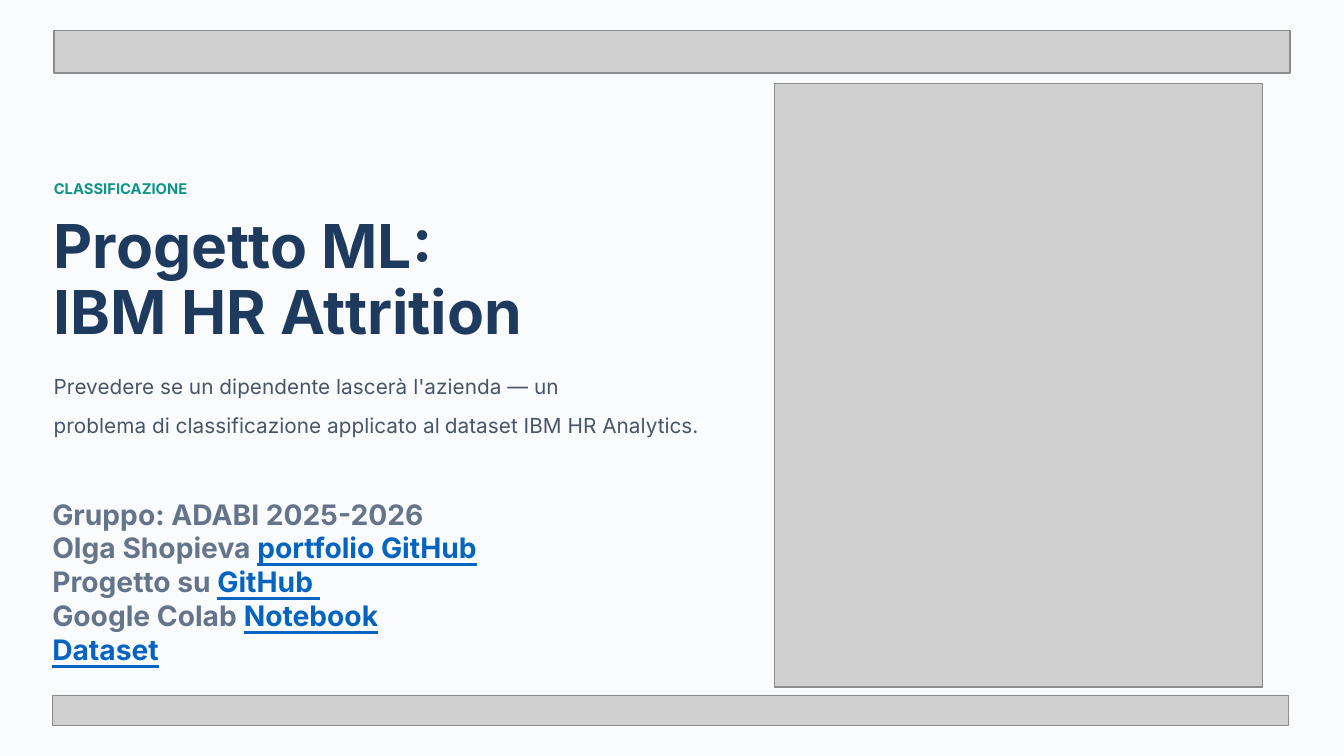
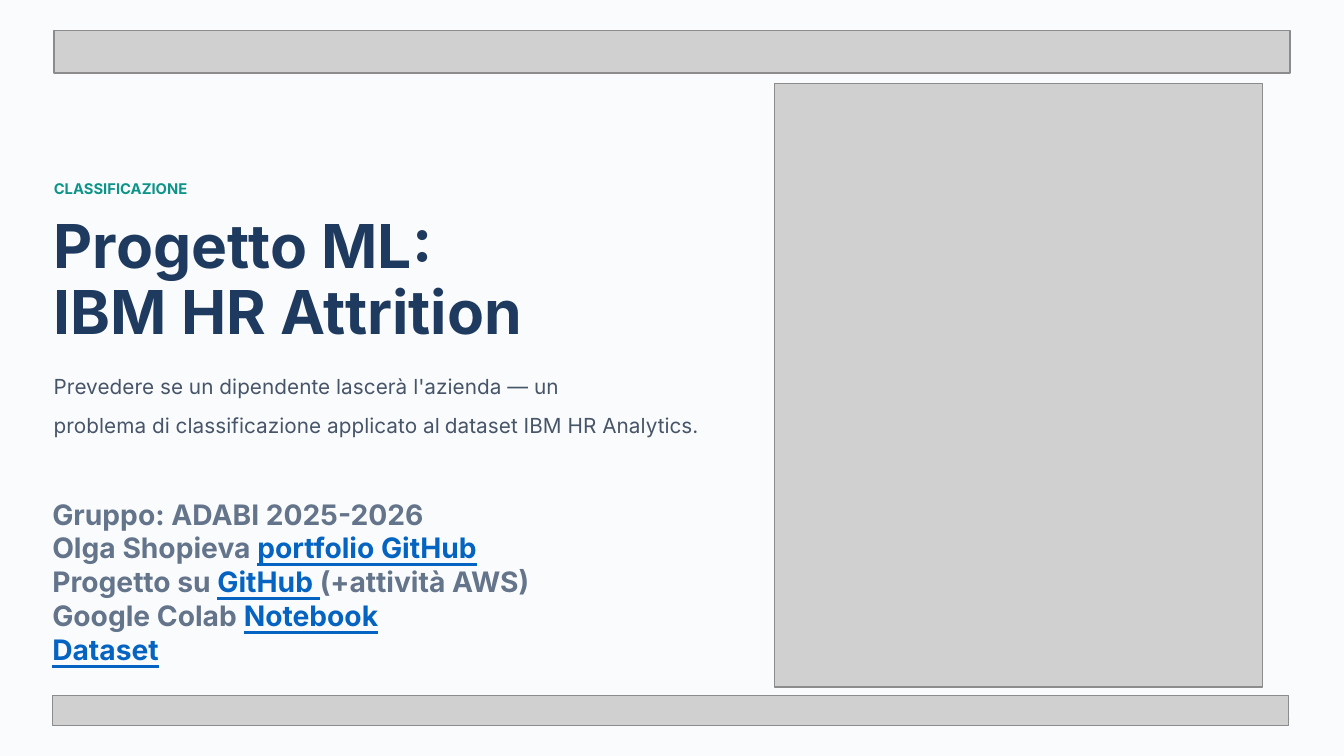
Before and after one commit to OlgaShopieva/adabi-hr-attrition-prediction, a slide deck: slide 1 of HR-Attrition-Prediction.pptx. Drawn at 1344x756 pixels with LibreOffice and Linux fonts; fonts in the diff are those of the drawing; grey boxes stand for pictures. Boxes give left, top, right and bottom in pixels: in the first picture for what was removed or moved away, otherwise in the second. Text is boxed around its words. In the diff, an @@ line names an element or a change of style, - is before the commit and + after.

```diff
--- a/HR-Attrition-Prediction.pptx
+++ b/HR-Attrition-Prediction.pptx
@@ text at (52, 569, 529, 666): text changed @@
-Progetto su GitHub
-Google Colab Notebook
-Dataset
+Progetto su GitHub (+attività AWS)
+Google Colab Notebook
+Dataset
```
Also in this commit, not shown: 1 other slide changed.
